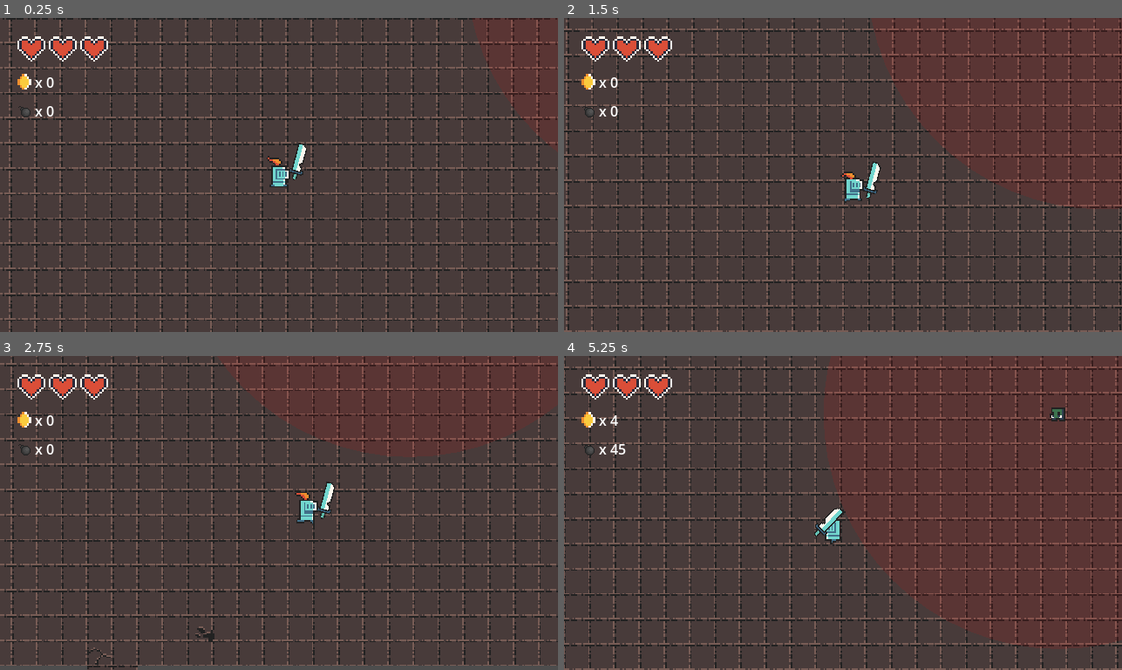
Above: before the commit, frames 1-4 (two rows, left to right).
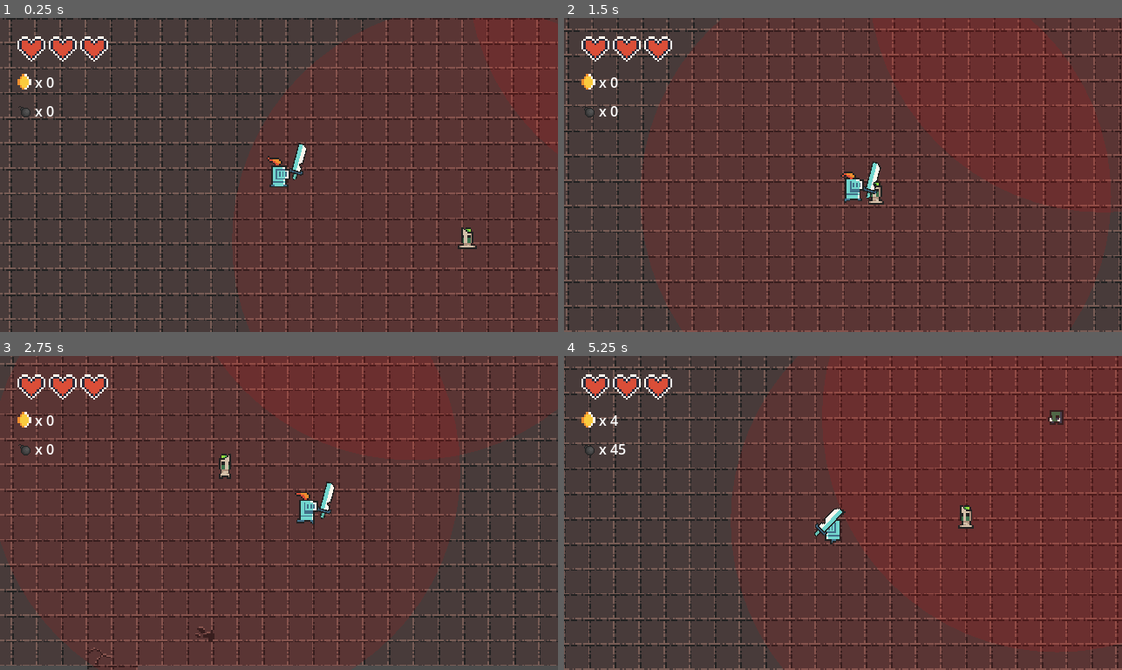
Above: after the commit, the same moments.

Repository: dadifr/Mobile_comp_Godot
Game: Godot game, scene res://scenes/world.tscn
Two runs of this game, one before a commit and one after it. Both use one fixed random seed, a clock stepped at 60 frames per second and the inputs below.
Inputs:
- Up to frame 1 (0.25 s): no input
- Up to frame 2 (1.5 s): hold Right (ui_right) 0.53-1.28 s; tap Space (attack) at 0.6, 1.35 s; hold Down (ui_down) from 1.28 s (still down)
- Up to frame 3 (2.75 s): release Down (ui_down) at 2.03 s; hold Right (ui_right) from 2.03 s (still down); tap E (place_bomb) at 2.1 s; tap Space (attack) at 2.3 s
- Up to frame 4 (5.25 s): release Right (ui_right) at 2.78 s; hold Up (ui_up) 2.78-3.53 s; tap M at 2.85 s; tap Space (attack) at 3.05, 3.8, 4.35, 5.1 s; hold B 3.53-4.28 s; hold Left (ui_left) 3.53-5.03 s; hold Down (ui_down) from 5.03 s (still down)

The runs differ from the first frame. In frame 1, 0.2% of the frame differs, in the area x 82-100%, y 19-74%; in frame 2, 0.4%; in frame 3, 0.5%; in frame 4, 1.1%, in the area x 46-100%, y 0-95%.

Commit message:
zombie mob

Diff:
--- a/scenes/world.tscn
+++ b/scenes/world.tscn
@@ -8,6 +8,7 @@
 [ext_resource type="PackedScene" uid="uid://cyq48r8dxvud" path="res://scenes/goblin.tscn" id="6_qfnet"]
 [ext_resource type="PackedScene" uid="uid://gtwmvgnk2yr8" path="res://scenes/HUD.tscn" id="8_7r4gi"]
 [ext_resource type="PackedScene" uid="uid://dub3x4144frvp" path="res://scenes/coin.tscn" id="8_w7kh3"]
+[ext_resource type="PackedScene" uid="uid://dfgjlp1lau0g8" path="res://scenes/zombie.tscn" id="9_7r4gi"]
 
 [sub_resource type="TileSetAtlasSource" id="TileSetAtlasSource_4wyf3"]
 texture = ExtResource("1_4wyf3")
@@ -450,10 +451,13 @@
 position = Vector2(368, 402)
 
 [node name="goblin" parent="." instance=ExtResource("6_qfnet")]
-position = Vector2(623, 76)
+position = Vector2(624, 78)
 coin_scene = ExtResource("8_w7kh3")
 
 [node name="SpawnPoint" type="Marker2D" parent="."]
 position = Vector2(347, 206)
 
 [node name="HUD" parent="." instance=ExtResource("8_7r4gi")]
+
+[node name="zombie" parent="." instance=ExtResource("9_7r4gi")]
+position = Vector2(474, 257)
--- /dev/null
+++ b/scenes/zombie.tscn
@@ -0,0 +1,139 @@
+[gd_scene load_steps=21 format=3 uid="uid://dfgjlp1lau0g8"]
+
+[ext_resource type="Script" uid="uid://cdvosxkwylsgu" path="res://scripts/goblin.gd" id="1_1vlb3"]
+[ext_resource type="Texture2D" uid="uid://bpdbnff84otsj" path="res://assets/sprites/frames pg e utility/mob/zombie_anim_f1.png" id="2_ycv6i"]
+[ext_resource type="Texture2D" uid="uid://budkscpne4an2" path="res://assets/sprites/frames pg e utility/mob/zombie_anim_f2.png" id="3_pjjxt"]
+[ext_resource type="Texture2D" uid="uid://c8pxqx6id8xap" path="res://assets/sprites/frames pg e utility/mob/zombie_anim_f3.png" id="4_7pfmu"]
+[ext_resource type="Texture2D" uid="uid://cv5sago56tgwv" path="res://assets/sprites/frames pg e utility/mob/zombie_anim_f10.png" id="5_3fthk"]
+
+[sub_resource type="AtlasTexture" id="AtlasTexture_aetfh"]
+atlas = ExtResource("2_ycv6i")
+region = Rect2(0, 0, 16, 16)
+
+[sub_resource type="AtlasTexture" id="AtlasTexture_jjlcg"]
+atlas = ExtResource("3_pjjxt")
+region = Rect2(0, 0, 16, 16)
+
+[sub_resource type="AtlasTexture" id="AtlasTexture_iblsu"]
+atlas = ExtResource("4_7pfmu")
+region = Rect2(0, 0, 16, 16)
+
+[sub_resource type="AtlasTexture" id="AtlasTexture_ida1p"]
+atlas = ExtResource("5_3fthk")
+region = Rect2(0, 0, 16, 16)
+
+[sub_resource type="AtlasTexture" id="AtlasTexture_u6hpf"]
+atlas = ExtResource("2_ycv6i")
+region = Rect2(0, 0, 16, 16)
+
+[sub_resource type="AtlasTexture" id="AtlasTexture_eskk2"]
+atlas = ExtResource("3_pjjxt")
+region = Rect2(0, 0, 16, 16)
+
+[sub_resource type="AtlasTexture" id="AtlasTexture_us5qj"]
+atlas = ExtResource("4_7pfmu")
+region = Rect2(0, 0, 16, 16)
+
+[sub_resource type="AtlasTexture" id="AtlasTexture_xtb48"]
+atlas = ExtResource("5_3fthk")
+region = Rect2(0, 0, 16, 16)
+
+[sub_resource type="AtlasTexture" id="AtlasTexture_f78au"]
+atlas = ExtResource("2_ycv6i")
+region = Rect2(0, 0, 16, 16)
+
+[sub_resource type="AtlasTexture" id="AtlasTexture_5ncdm"]
+atlas = ExtResource("3_pjjxt")
+region = Rect2(0, 0, 16, 16)
+
+[sub_resource type="AtlasTexture" id="AtlasTexture_mxyu1"]
+atlas = ExtResource("4_7pfmu")
+region = Rect2(0, 0, 16, 16)
+
+[sub_resource type="AtlasTexture" id="AtlasTexture_3fsw7"]
+atlas = ExtResource("5_3fthk")
+region = Rect2(0, 0, 16, 16)
+
+[sub_resource type="SpriteFrames" id="SpriteFrames_13dsh"]
+animations = [{
+"frames": [{
+"duration": 1.0,
+"texture": SubResource("AtlasTexture_aetfh")
+}, {
+"duration": 1.0,
+"texture": SubResource("AtlasTexture_jjlcg")
+}, {
+"duration": 1.0,
+"texture": SubResource("AtlasTexture_iblsu")
+}, {
+"duration": 1.0,
+"texture": SubResource("AtlasTexture_ida1p")
+}],
+"loop": false,
+"name": &"attack",
+"speed": 7.0
+}, {
+"frames": [{
+"duration": 1.0,
+"texture": SubResource("AtlasTexture_u6hpf")
+}, {
+"duration": 1.0,
+"texture": SubResource("AtlasTexture_eskk2")
+}, {
+"duration": 1.0,
+"texture": SubResource("AtlasTexture_us5qj")
+}, {
+"duration": 1.0,
+"texture": SubResource("AtlasTexture_xtb48")
+}],
+"loop": true,
+"name": &"idle",
+"speed": 7.0
+}, {
+"frames": [{
+"duration": 1.0,
+"texture": SubResource("AtlasTexture_f78au")
+}, {
+"duration": 1.0,
+"texture": SubResource("AtlasTexture_5ncdm")
+}, {
+"duration": 1.0,
+"texture": SubResource("AtlasTexture_mxyu1")
+}, {
+"duration": 1.0,
+"texture": SubResource("AtlasTexture_3fsw7")
+}],
+"loop": true,
+"name": &"run",
+"speed": 7.0
+}]
+
+[sub_resource type="RectangleShape2D" id="RectangleShape2D_1nid1"]
+size = Vector2(8, 13)
+
+[sub_resource type="CapsuleShape2D" id="CapsuleShape2D_fyb12"]
+radius = 6.0
+height = 22.0
+
+[node name="zombie" type="CharacterBody2D"]
+script = ExtResource("1_1vlb3")
+speed = 30.0
+patrol_speed = 20.0
+max_health = 6
+metadata/_edit_group_ = true
+
+[node name="AnimatedSprite2D" type="AnimatedSprite2D" parent="."]
+position = Vector2(0, -3)
+sprite_frames = SubResource("SpriteFrames_13dsh")
+animation = &"attack"
+autoplay = "idle"
+
+[node name="CollisionShape2D" type="CollisionShape2D" parent="."]
+position = Vector2(0, -2.5)
+shape = SubResource("RectangleShape2D_1nid1")
+
+[node name="Hitbox" type="Area2D" parent="."]
+
+[node name="CollisionShape2D" type="CollisionShape2D" parent="Hitbox"]
+position = Vector2(0, -3)
+shape = SubResource("CapsuleShape2D_fyb12")
Not shown: 1 places in scenes/world.tscn that only renumber resources
